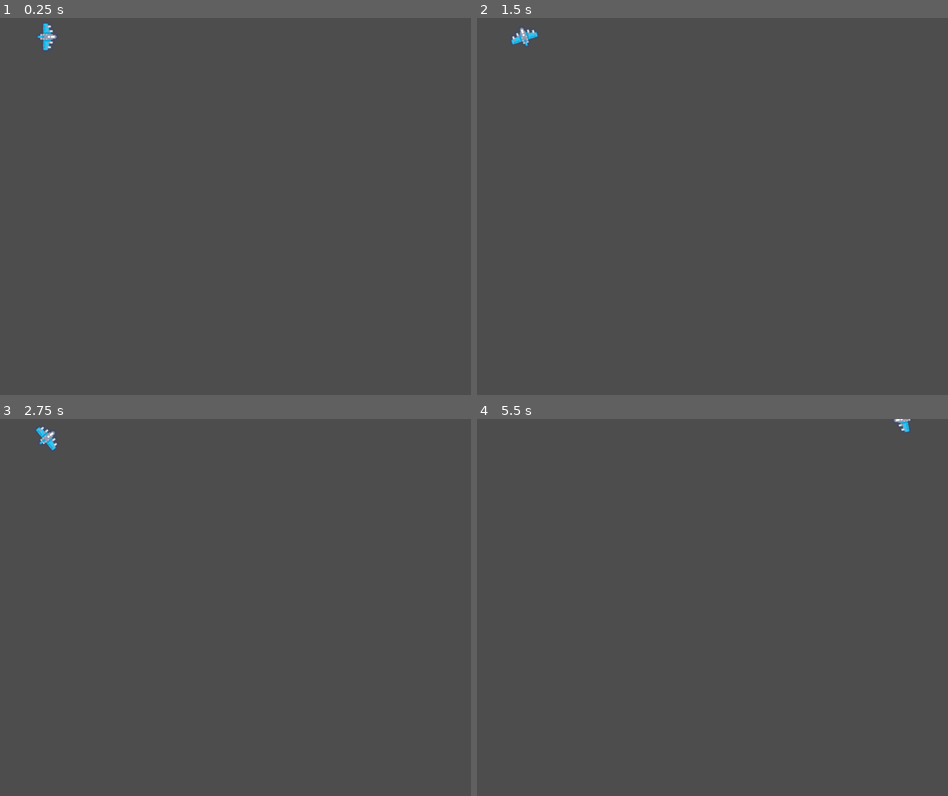
Above: before the commit, frames 1-4 (two rows, left to right).
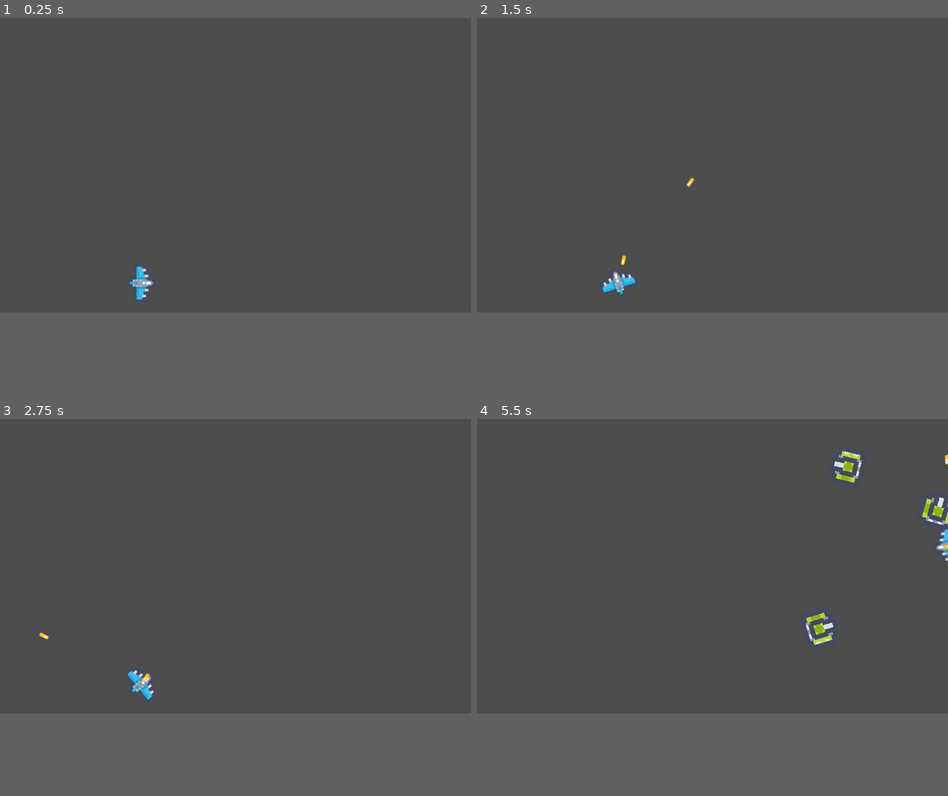
Above: after the commit, the same moments.

Repository: nbogie/godot-asteroids-ish-gdscript
Game: Godot game, scene res://main_scene_node.tscn
The game is run twice, just before and just after one commit, with the same random seed, the same clock (stepped at 60 frames per second) and the same inputs.
Inputs:
- Up to frame 1 (0.25 s): no input
- Up to frame 2 (1.5 s): tap Enter at 0.5 s; hold Right (move_right) 0.53-1.28 s; hold Space (fire) 0.53-1.28 s; hold Left (move_left) from 1.28 s (still down); tap Space (fire) at 1.35 s
- Up to frame 3 (2.75 s): release Left (move_left) at 2.03 s; hold Right (move_right) from 2.03 s (still down); hold Space (fire) from 2.03 s (still down)
- Up to frame 4 (5.5 s): release Right (move_right) at 2.78 s; release Space (fire) at 2.78 s; hold Shift (thrust) 2.78-3.53 s; tap Space (fire) at 2.85, 4.35 s; hold Space (fire) 3.53-4.28 s; hold Left (move_left) from 3.53 s (still down); hold Space (fire) from 5.03 s (still down)
In our replay, the window is 800x640 before the commit and 800x500 after it. These sizes can differ from the game's own. Grey fills any space a smaller window leaves; there, only what the larger window draws over its background counts as a difference.

The runs differ from the first frame. In frame 1, 0.4% of the frame differs, in the area x 7-33%, y 1-75%; in frame 2, 0.4%; in frame 3, 0.4%; in frame 4, 0.8%, in the area x 69-100%, y 0-60%.

Commit message:
fireable lasers - no laser collisions

Diff:
--- /dev/null
+++ b/laser.gd
@@ -0,0 +1,16 @@
+extends RigidBody2D
+
+
+# Called when the node enters the scene tree for the first time.
+func _ready() -> void:
+	pass # Replace with function body.
+
+
+# Called every frame. 'delta' is the elapsed time since the previous frame.
+func _process(delta: float) -> void:
+	pass
+
+
+func _on_visible_on_screen_notifier_2d_screen_exited() -> void:
+	print("freeing laser")
+	queue_free()
--- /dev/null
+++ b/laser.tscn
@@ -0,0 +1,39 @@
+[gd_scene load_steps=5 format=3 uid="uid://csvufc6evc8il"]
+
+[ext_resource type="Texture2D" uid="uid://dq55isi2yi46b" path="res://art/tile_0000.png" id="1_6dldt"]
+[ext_resource type="Script" path="res://laser.gd" id="1_rixdu"]
+
+[sub_resource type="SpriteFrames" id="SpriteFrames_ih6e6"]
+animations = [{
+"frames": [{
+"duration": 1.0,
+"texture": ExtResource("1_6dldt")
+}],
+"loop": true,
+"name": &"default",
+"speed": 5.0
+}]
+
+[sub_resource type="RectangleShape2D" id="RectangleShape2D_4hm4d"]
+size = Vector2(6, 16)
+
+[node name="LaserRigidBody2D" type="RigidBody2D"]
+collision_layer = 0
+collision_mask = 0
+gravity_scale = 0.0
+script = ExtResource("1_rixdu")
+
+[node name="AnimatedSprite2D" type="AnimatedSprite2D" parent="."]
+rotation = -1.5708
+sprite_frames = SubResource("SpriteFrames_ih6e6")
+
+[node name="CollisionShape2D" type="CollisionShape2D" parent="."]
+rotation = 1.5708
+shape = SubResource("RectangleShape2D_4hm4d")
+
+[node name="VisibleOnScreenNotifier2D" type="VisibleOnScreenNotifier2D" parent="."]
+position = Vector2(0, -4.76837e-07)
+rotation = 1.5708
+scale = Vector2(0.4, 1.067)
+
+[connection signal="screen_exited" from="VisibleOnScreenNotifier2D" to="." method="_on_visible_on_screen_notifier_2d_screen_exited"]
--- /dev/null
+++ b/main_scene_node.gd
@@ -0,0 +1,69 @@
+extends Node
+@export var mob_scene: PackedScene
+@export var laser_scene: PackedScene
+
+var score = 0
+
+# Called when the node enters the scene tree for the first time.
+func _ready() -> void:
+	new_game()
+
+# Called every frame. 'delta' is the elapsed time since the previous frame.
+func _process(delta: float) -> void:
+	pass
+
+func new_game():
+	score = 0
+	$Player.start($StartPosition.position)
+	$StartTimer.start()
+
+func game_over() -> void:
+	print("game over!")
+	$ScoreTimer.stop()
+	$MobTimer.stop()
+
+
+func _on_player_hit() -> void:
+	print("player hit!")
+	#game_over()
+
+
+func _on_score_timer_timeout() -> void:
+	score += 1
+
+
+func _on_mob_timer_timeout() -> void:
+	spawn_a_mob()
+
+
+func _on_start_timer_timeout() -> void:
+	$MobTimer.start()
+	$ScoreTimer.start()
+
+func spawn_a_mob() -> void:
+	# Create a new instance of the Mob scene.
+	var mob = mob_scene.instantiate()
+
+	# Choose a random location on Path2D.
+	var mob_spawn_location = $MobPath/MobSpawnLocation
+	mob_spawn_location.progress_ratio = randf()
+	mob.position = mob_spawn_location.position
+
+	var direction = mob_spawn_location.rotation + PI / 2
+	direction += randf_range(-PI / 4, PI / 4)
+	mob.rotation = direction
+
+	var velocity = Vector2(randf_range(150.0, 250.0), 0.0)
+	mob.linear_velocity = velocity.rotated(direction)
+	# Spawn the mob by adding it to the Main scene.
+	add_child(mob)
+
+func spawn_a_laser(pos:Vector2, angle:float) -> void:
+	var laser = laser_scene.instantiate()
+	laser.position = Vector2(pos.x, pos.y)
+	laser.rotation = angle
+	laser.linear_velocity = Vector2.from_angle(angle) * 800
+	add_child(laser)
+
+func _on_player_fire_laser(pos:Vector2, angle:float) -> void:
+	spawn_a_laser(pos, angle)
--- a/main_scene_node.tscn
+++ b/main_scene_node.tscn
@@ -1,8 +1,20 @@
-[gd_scene load_steps=2 format=3 uid="uid://upo0p0o2f6ob"]
+[gd_scene load_steps=6 format=3 uid="uid://upo0p0o2f6ob"]
 
 [ext_resource type="PackedScene" uid="uid://dcsx4ly2a6jri" path="res://player.tscn" id="1_2fsu3"]
+[ext_resource type="Script" path="res://main_scene_node.gd" id="1_5n7sh"]
+[ext_resource type="PackedScene" uid="uid://48m3i446axec" path="res://mob.tscn" id="2_heb4o"]
+[ext_resource type="PackedScene" uid="uid://csvufc6evc8il" path="res://laser.tscn" id="3_6m3v5"]
+
+[sub_resource type="Curve2D" id="Curve2D_r368v"]
+_data = {
+"points": PackedVector2Array(0, 0, 0, 0, 5, -4, 0, 0, 0, 0, 1008, -5, 0, 0, 0, 0, 1009, 800, 0, 0, 0, 0, 10, 794, 0, 0, 0, 0, 5, -4)
+}
+point_count = 5
 
 [node name="MainSceneNode" type="Node"]
+script = ExtResource("1_5n7sh")
+mob_scene = ExtResource("2_heb4o")
+laser_scene = ExtResource("3_6m3v5")
 
 [node name="Player" parent="." instance=ExtResource("1_2fsu3")]
 
@@ -14,6 +26,20 @@
 [node name="StartTimer" type="Timer" parent="."]
 wait_time = 2.0
 one_shot = true
+autostart = true
 
 [node name="StartPosition" type="Marker2D" parent="."]
 position = Vector2(240, 450)
+
+[node name="MobPath" type="Path2D" parent="."]
+curve = SubResource("Curve2D_r368v")
+
+[node name="MobSpawnLocation" type="PathFollow2D" parent="MobPath"]
+position = Vector2(5, -4)
+rotation = -0.000997009
+
+[connection signal="fire_laser" from="Player" to="." method="_on_player_fire_laser"]
+[connection signal="hit" from="Player" to="." method="_on_player_hit"]
+[connection signal="timeout" from="ScoreTimer" to="." method="_on_score_timer_timeout"]
+[connection signal="timeout" from="MobTimer" to="." method="_on_mob_timer_timeout"]
+[connection signal="timeout" from="StartTimer" to="." method="_on_start_timer_timeout"]
--- /dev/null
+++ b/mob.gd
@@ -0,0 +1,19 @@
+extends RigidBody2D
+
+@export var velocity = Vector2.ZERO;
+
+# Called when the node enters the scene tree for the first time.
+func _ready():
+	print("mob _ready")
+	var mob_types = $AnimatedSprite2D.sprite_frames.get_animation_names()
+	$AnimatedSprite2D.play(mob_types[randi() % mob_types.size()])
+	velocity = Vector2.from_angle(randf_range(0, 2 * PI)) * 4
+
+# Called every frame. 'delta' is the elapsed time since the previous frame.
+func _process(delta: float) -> void:
+	position += velocity
+
+
+func _on_visible_on_screen_notifier_2d_screen_exited() -> void:
+	print("mob freeing")
+	queue_free()
--- /dev/null
+++ b/mob.tscn
@@ -0,0 +1,37 @@
+[gd_scene load_steps=5 format=3 uid="uid://48m3i446axec"]
+
+[ext_resource type="Texture2D" uid="uid://d18bndw5mld0r" path="res://art/tile_0028.png" id="1_6fijr"]
+[ext_resource type="Script" path="res://mob.gd" id="1_yrjx0"]
+
+[sub_resource type="SpriteFrames" id="SpriteFrames_ahpal"]
+animations = [{
+"frames": [{
+"duration": 1.0,
+"texture": ExtResource("1_6fijr")
+}],
+"loop": true,
+"name": &"default",
+"speed": 5.0
+}]
+
+[sub_resource type="CircleShape2D" id="CircleShape2D_hgvvw"]
+
+[node name="MobRigidBody2D" type="RigidBody2D"]
+position = Vector2(300, 300)
+collision_mask = 0
+gravity_scale = 0.0
+script = ExtResource("1_yrjx0")
+metadata/_edit_group_ = true
+
+[node name="AnimatedSprite2D" type="AnimatedSprite2D" parent="."]
+texture_filter = 1
+scale = Vector2(4, 4)
+sprite_frames = SubResource("SpriteFrames_ahpal")
+
+[node name="CollisionShape2D" type="CollisionShape2D" parent="."]
+scale = Vector2(4, 4)
+shape = SubResource("CircleShape2D_hgvvw")
+
+[node name="VisibleOnScreenNotifier2D" type="VisibleOnScreenNotifier2D" parent="."]
+
+[connection signal="screen_exited" from="VisibleOnScreenNotifier2D" to="." method="_on_visible_on_screen_notifier_2d_screen_exited"]
--- a/player.gd
+++ b/player.gd
@@ -1,4 +1,8 @@
 extends Area2D
+signal hit
+signal fire_laser
+
+@export var cooldown_timer = 0.2
 
 @export var thrustAmount = 0.05
 @export var heading = 0
@@ -13,6 +17,12 @@
 	print("in _ready.  screen_size is: ")
 	print(screen_size)
 
+func start(pos):
+	print("Player: start()")
+	position = pos
+	show()
+	$CollisionShape2D.disabled = false
+
 func my_handle_inputs(delta: float) -> void:
 	var accel = 2
 	if (Input.is_action_pressed("move_left")):
@@ -23,7 +33,9 @@
 		var thrustVec = Vector2.RIGHT.rotated(heading) * thrustAmount * delta
 		velocity+=thrustVec
 	if (Input.is_action_pressed("fire")):
-		pass
+		if cooldown_timer <= 0:
+			fire_laser.emit(position, heading)
+			cooldown_timer = 0.2
 
 	if (velocity.length() > 0):
 		$AnimatedSprite2D.play()
@@ -37,3 +49,13 @@
 # Called every frame. 'delta' is the elapsed time since the previous frame.
 func _process(delta: float) -> void:
 	my_handle_inputs(delta)
+	cooldown_timer -= delta
+
+
+
+func _on_body_entered(body: Node2D) -> void:
+	print("Player: _on_body_entered");
+	#hide()
+	hit.emit()
+	# Must be deferred as we can't change physics properties on a physics callback.
+	$CollisionShape2D.set_deferred("disabled", true)
--- a/player.tscn
+++ b/player.tscn
@@ -57,3 +57,5 @@
 [node name="CollisionShape2D" type="CollisionShape2D" parent="."]
 scale = Vector2(2.62, 2.15)
 shape = SubResource("CapsuleShape2D_xq15g")
+
+[connection signal="body_entered" from="." to="." method="_on_body_entered"]
--- a/project.godot
+++ b/project.godot
@@ -17,9 +17,8 @@
 
 [display]
 
-window/size/viewport_width=1000
-window/size/viewport_height=800
-window/size/mode=3
+window/size/viewport_width=800
+window/size/viewport_height=500
 window/stretch/mode="canvas_items"
 
 [input]
Binary file added: art/tile_0000.png
Not shown, added: art/tile_0000.png.import
Binary file added: art/tile_0028.png
Not shown, added: art/tile_0028.png.import
